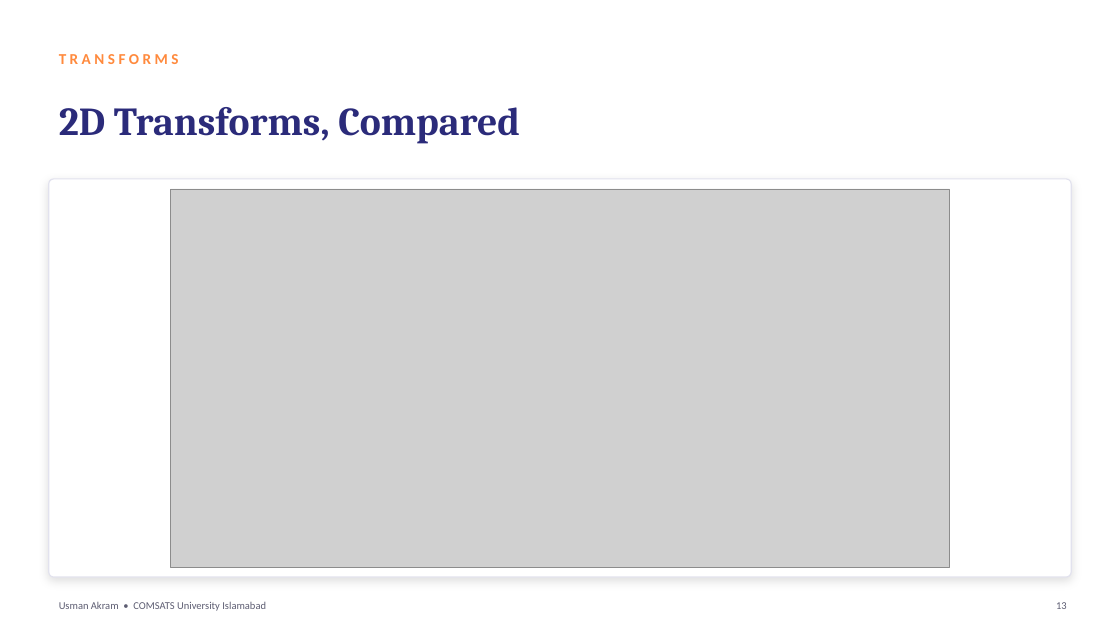
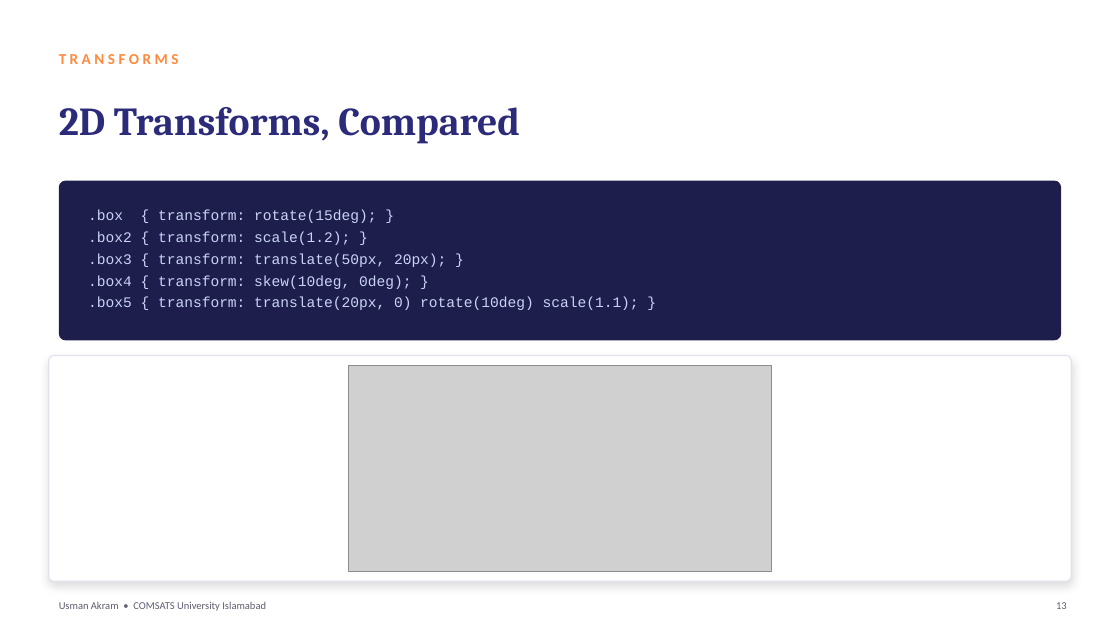
Before and after one commit to mua22/mern-web-book, a slide deck: slide 13 of slides/CSC336-Lecture-08-CSS3-Features.pptx. Drawn at 1120x630 pixels with LibreOffice and Linux fonts; fonts in the diff are those of the drawing; grey boxes stand for pictures. Boxes give left, top, right and bottom in pixels: in the first picture for what was removed or moved away, otherwise in the second. Text is boxed around its words. In the diff, an @@ line names an element or a change of style, - is before the commit and + after.

```diff
--- a/slides/CSC336-Lecture-08-CSS3-Features.pptx
+++ b/slides/CSC336-Lecture-08-CSS3-Features.pptx
@@ rounded rectangle added at (x1=59, y1=181, x2=1061, y2=340), fill #1E1E4C @@
@@ text added at (x1=88, y1=209, x2=639, y2=310), 12.5 pt, text #C9D3F5 @@
+.box { transform: rotate(15deg); }
+.box2 { transform: scale(1.2); }
+.box3 { transform: translate(50px, 20px); }
+.box4 { transform: skew(10deg, 0deg); }
+.box5 { transform: translate(20px, 0) rotate(10deg) scale(1.1); }
@@ rounded rectangle resized from (x1=49, y1=179, x2=1071, y2=577) to (x1=49, y1=355, x2=1071, y2=581) @@
@@ rounded rectangle at (x1=49, y1=355, x2=1071, y2=581): proportions changed @@
@@ picture resized from (x1=171, y1=189, x2=949, y2=567) to (x1=348, y1=365, x2=771, y2=571) @@
```
Also in this commit, not shown: 11 other slides changed, 2 other files.
